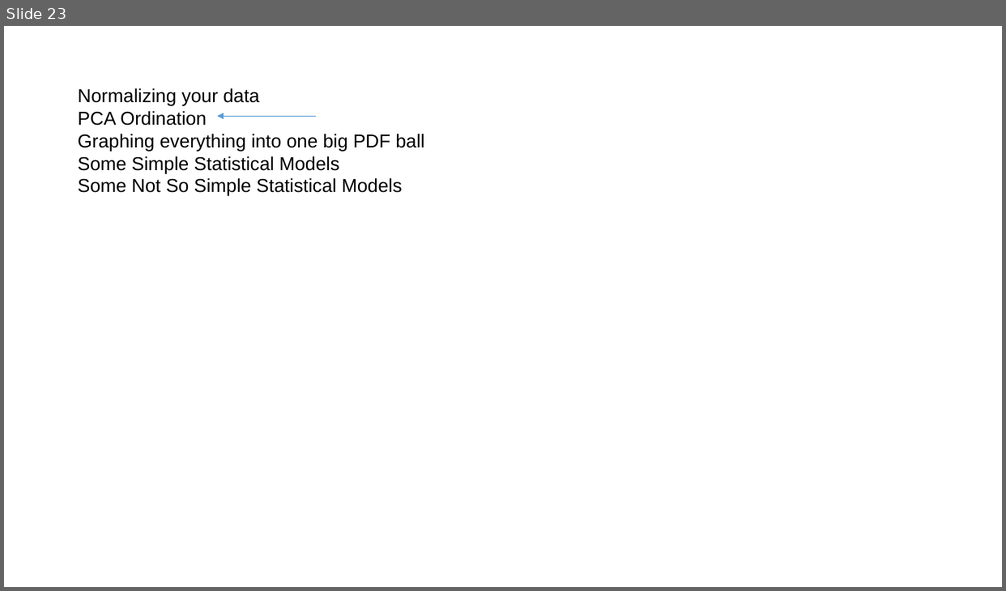
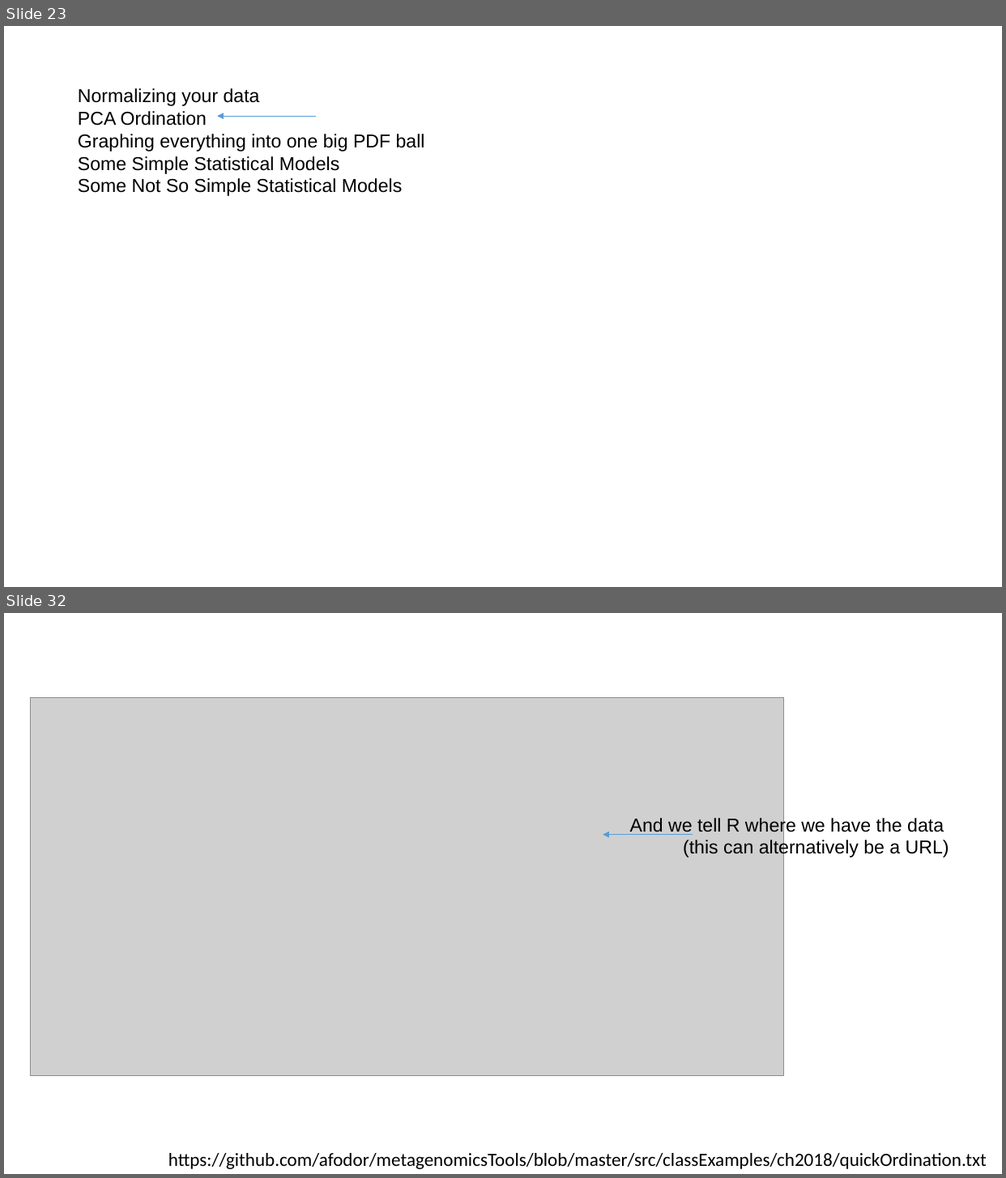
Before and after one commit to afodor/afodor.github.io, a slide deck: classes/ChapelHill2018/ch.pptx. Shown one above the other, each under a label of ours: slide 23 before the commit, slides 23 and 32 after it; the slides between them are not shown. The pictures are 1006x591 and 1006x1178 pixels, drawn with LibreOffice and Linux fonts; fonts in the diff are those of the drawing; grey boxes stand for pictures. Boxes give left, top, right and bottom in pixels: in the first picture for what was removed or moved away, otherwise in the second. Text is boxed around its words. In the diff, an @@ line names an element or a change of style, - is before the commit and + after.

```diff
--- a/classes/ChapelHill2018/ch.pptx
+++ b/classes/ChapelHill2018/ch.pptx
@@ slide 32 added at (4,613,1002,1174), background #FFFFFF @@
@@ picture added at (30,697,783,1076) @@
@@ text added at (630,816,949,858), 18 pt, text #000000 @@
+And we tell R where we have the data
+(this can alternatively be a URL)
@@ arrow added from (692, 835) to (603, 835), #5B9BD5 0.5 pt @@
@@ text added at (168,1153,987,1169), 18 pt, text #000000 @@
+https://github.com/afodor/metagenomicsTools/blob/master/src/classExamples/ch2018/quickOrdination.txt
```
Also in this commit, not shown: 21 other slides added.
